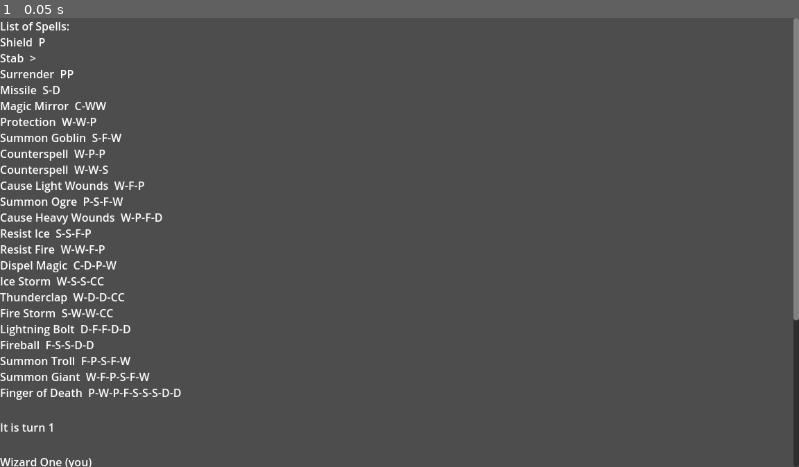
Above: before the commit, frame 1.
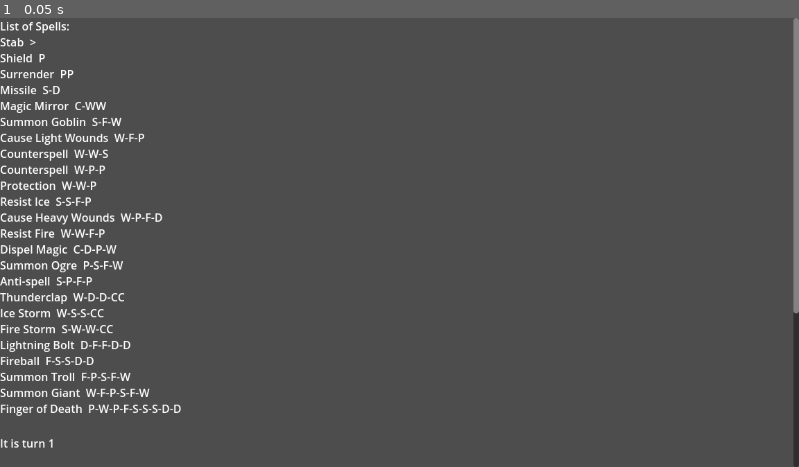
Above: after the commit, the same moment.

Repository: snhumphr/Wizard-Duels
Game: Godot game, scene res://game.tscn
Same seed, same stepped clock (60 frames per second), same inputs: the game is played once before the commit and once after it.
Inputs:
- Up to frame 1 (0.05 s): no input

The runs differ from the first frame. In frame 1, 3.0% of the frame differs, in the area x 0-100%, y 4-100%.

Commit message:
Added the anti-spell spell and effect, as well as fixed a bug with multiple instantaneous effects being applied at once

Diff:
--- a/Game.gd
+++ b/Game.gd
@@ -142,32 +142,45 @@
 
 	for i in range(1, entityArray.size()):
 
+		if entityArray[i].is_wizard and entityArray[i].is_active():
+
+			var spellsDisrupted = false
+			for effect in entityArray[i].effects:
+				if effect[0].anti_spell:
+					spellsDisrupted = true
+
+			if not spellsDisrupted:
+				entityArray[i].right_hand_gestures.append(gestureQueue[i][0])
+				entityArray[i].left_hand_gestures.append(gestureQueue[i][1])
+			else:
+				turnLogQueue.append(entityArray[i].name + "'s magic is disrupted!")
+				entityArray[i].right_hand_gestures.append("N")
+				entityArray[i].left_hand_gestures.append("N")
+
 		if entityArray[i].dead == 1:
 			turnLogQueue.append(entityArray[i].name + " perishes!")
 			entityArray[i].dead = 2
 		elif entityArray[i].dead == 0 and entityArray[i].is_wizard:
 			for effect in entityArray[i].effects:
-				print(effect[0].name)
 				if effect[0].surrender:
 					entityArray[i].surrendered = true
 					turnLogQueue.append(entityArray[i].name + " surrenders!")
 
 		if entityArray[i].is_wizard or entityArray[i].is_monster:
 			if entityArray[i].is_active():
+				var removeEffectList = []
 				for effect in entityArray[i].effects:
 					if not effect[0].permanent:
 						effect[1] -= 1
 						if effect[1] <= 0:
-							entityArray[i].removeEffect(effect[0].name)
+							removeEffectList.append(effect[0].name)
+
+				for effect_name in removeEffectList:
+					entityArray[i].removeEffect(effect_name)
+
 			else:
 				for effect in entityArray[i].effects:
 					entityArray[i].removeEffect(effect[0].name)
-
-		#TODO: resolve anti spells in this step
-
-		if entityArray[i].is_wizard:
-			entityArray[i].right_hand_gestures.append(gestureQueue[i][0])
-			entityArray[i].left_hand_gestures.append(gestureQueue[i][1])
 
 		if entityArray[i].is_wizard and entityArray[i].is_active():
 			numPlayers += 1
@@ -322,7 +335,6 @@
 							t.addEffect("Shield", 0, effectDict)
 						elif t.is_monster:
 							t.take_damage(99)
-					print("dispel magic")
 				Spell.SpellEffect.Counter:
 					for t in targets:
 						var spellCheck = checkSpellInterference(spell, t)
@@ -353,9 +365,7 @@
 								adjectiveCount += 1
 							else:
 								turnLogQueue.append(spellCheck)
-					print("summon monster")
 				Spell.SpellEffect.applyTempEffect:
-					print("apply effect")
 					for t in targets:
 						var spellCheck = checkSpellInterference(spell, t)
 						if spellCheck == "":
@@ -363,7 +373,6 @@
 						else:
 							turnLogQueue.append(spellCheck)
 				Spell.SpellEffect.dealDamage:
-					print("deal damage")
 					for t in targets:
 						var spellCheck = checkSpellInterference(spell, t)
 						if spellCheck == "":
@@ -372,7 +381,6 @@
 						else:
 							turnLogQueue.append(spellCheck)
 				Spell.SpellEffect.Heal:
-					print("heal")
 					for t in targets:
 						var spellCheck = checkSpellInterference(spell, t)
 						if spellCheck == "":
@@ -381,7 +389,6 @@
 						else:
 							turnLogQueue.append(spellCheck)
 				Spell.SpellEffect.Kill:
-					print("kill")
 					for t in targets:
 						var spellCheck = checkSpellInterference(spell, t)
 						if spellCheck == "":
@@ -399,13 +406,11 @@
 	for i in range(1, entityArray.size()):
 		var entity = entityArray[i]
 		if entity.is_monster and entity.is_active():
-			#print(entity.name)
 			if entity.target_id > 0:
 				var target = entityArray[entity.target_id]
 				var target_name = target.name
 				if entity.id == target.id:
 					target_name = entity.pronouns[3]
-				#print(target.name)
 				var shield = false
 				for effect in target.effects:
 					if effect[0].shield:
@@ -680,11 +685,7 @@
 	for i in range(1, entityArray.size()):
 		if (entityArray[i].is_wizard and entityArray[i].is_active()) or (entityArray[i].is_monster and entityArray[i].is_alive()):
 			validTargets.append(entityArray[i])
-			#print("Caster ID: " + str(caster.id))
-			#print("Target ID: " + str(entityArray[i].id))
 			if entityArray[i].id == caster.id and not spell.hostile:
-				#print("awoo")
-				#print(entityArray[i].name)
 				preferredTargets.append(entityArray[i])
 			elif spell.hostile and isTargetHostile(entityArray[i], caster):
 				preferredTargets.append(entityArray[i])
@@ -735,7 +736,6 @@
 			if child is OptionButton:
 				var target_id = child.get_selected_id()
 				entityArray[monster[1]].target_id = target_id
-				#print(entityArray[monster[1]].name + " targets " +entityArray[target_id].name)
 
 	if player >= entityArray.size():
 		process_turn()
--- a/effect.gd
+++ b/effect.gd
@@ -19,6 +19,8 @@
 @export var dispellable: bool = true
 @export var unstable: bool = false #Whether this effect kills summoned creatures or not
 
+@export var anti_spell: bool = false
+
 @export var charm_person: bool = false
 @export var charm_monster: bool = false
 @export var fear: bool = false
--- /dev/null
+++ b/resources/effects/antispell.tres
@@ -0,0 +1,28 @@
+[gd_resource type="Resource" script_class="Effect" load_steps=2 format=3 uid="uid://c8ym35om8wrcn"]
+
+[ext_resource type="Script" path="res://effect.gd" id="1_r36uw"]
+
+[resource]
+script = ExtResource("1_r36uw")
+name = "Antispell"
+is_silent = false
+permanent = false
+shield = false
+counterspell = false
+reflect = false
+fire_res = false
+cold_res = false
+invisibility = false
+surrender = false
+fatal = false
+curable = 0
+hex = false
+dispellable = true
+unstable = false
+anti_spell = true
+charm_person = false
+charm_monster = false
+fear = false
+paralysis = false
+maladroit = false
+amnesia = false
--- /dev/null
+++ b/resources/spells/enchantments/debuffs/antispell.tres
@@ -0,0 +1,32 @@
+[gd_resource type="Resource" script_class="Spell" load_steps=2 format=3 uid="uid://dos8mlr42yytd"]
+
+[ext_resource type="Script" path="res://spells.gd" id="1_v3ous"]
+
+[resource]
+resource_name = "Shield"
+script = ExtResource("1_v3ous")
+name = "Anti-spell"
+gestures = PackedStringArray("S", "P", "F", "P")
+id = 0
+is_spell = true
+is_silent = false
+once_per_turn = false
+once_per_wizard = false
+once_per_duel = false
+mandatory = false
+hex = false
+fire_spell = false
+ice_spell = false
+dispellable = true
+counterable = true
+reflectable = true
+targetable = true
+blockable = false
+hostile = true
+requires_target = false
+can_target_corpses = false
+always_targets_self = false
+permanency_valid = false
+effect = 3
+effect_name = "Antispell"
+intensity = 0
